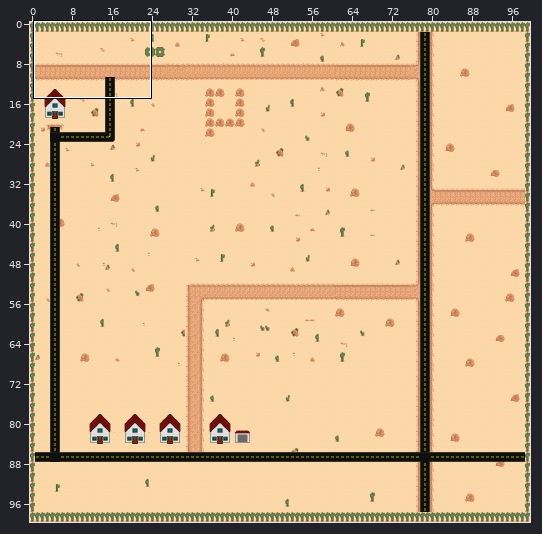
One commit to this Tiled map: resources/maps/desertMap.tmx. Above, an overview of the earlier version with the close-up marked.
Close-up. As it was:
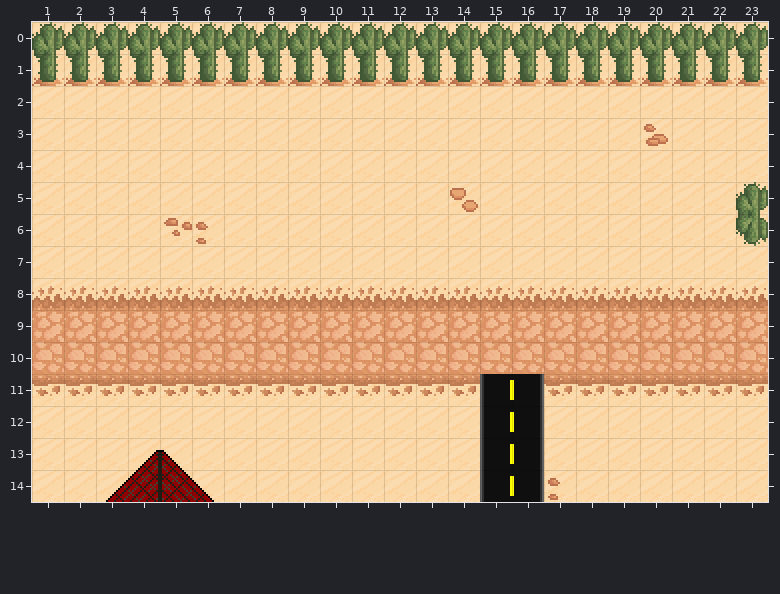
Cells are 16x16 px. Shown: x 1..23, y 0..14. The commit also changed other parts of the map, which this record leaves out.
After the commit:
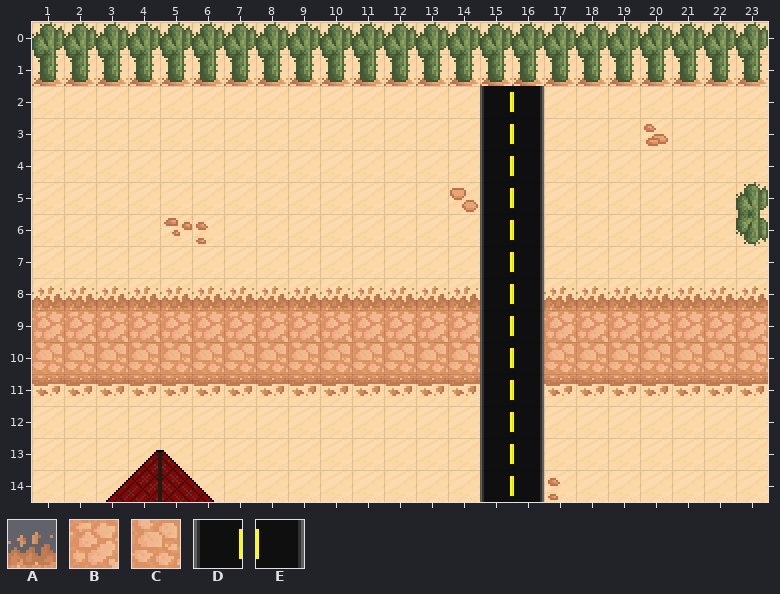
Key: from "desert": A 1, B 33, C 65, D 298, E 299.
_ is an empty cell, . an unchanged one.
The edit:
--- layer "onSand"
@@ x 15..16 @@
- 2 __
- 3 __
- 4 __
- 5 __
- 6 __
- 7 __
- 8 AA
- 9 BB
-10 CC
+ 2 DE
+ 3 DE
+ 4 DE
+ 5 DE
+ 6 DE
+ 7 DE
+ 8 DE
+ 9 DE
+10 DE
Boxes around the changes in both close-ups, in picture pixels (x1, y1, x2, y2):
changed: (480, 86, 544, 374)
